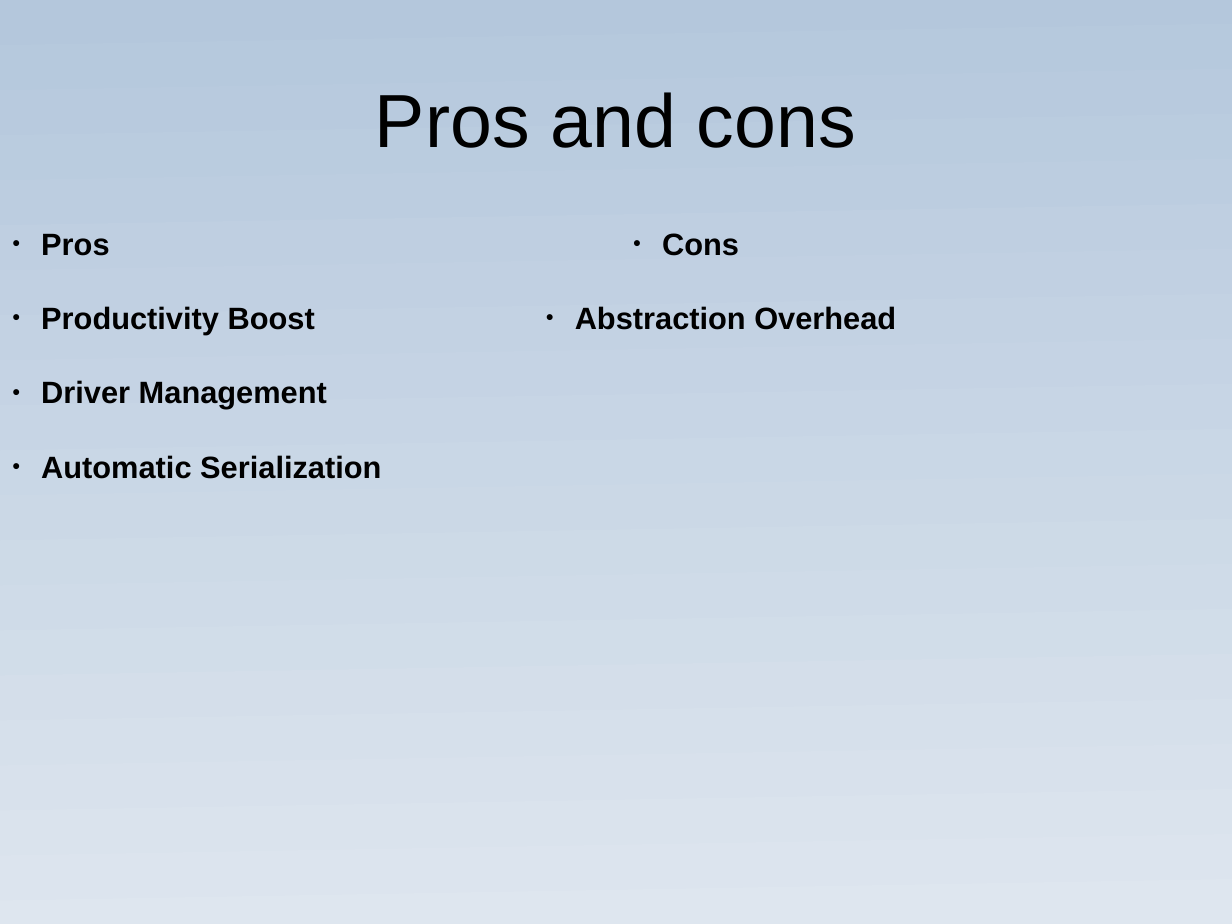
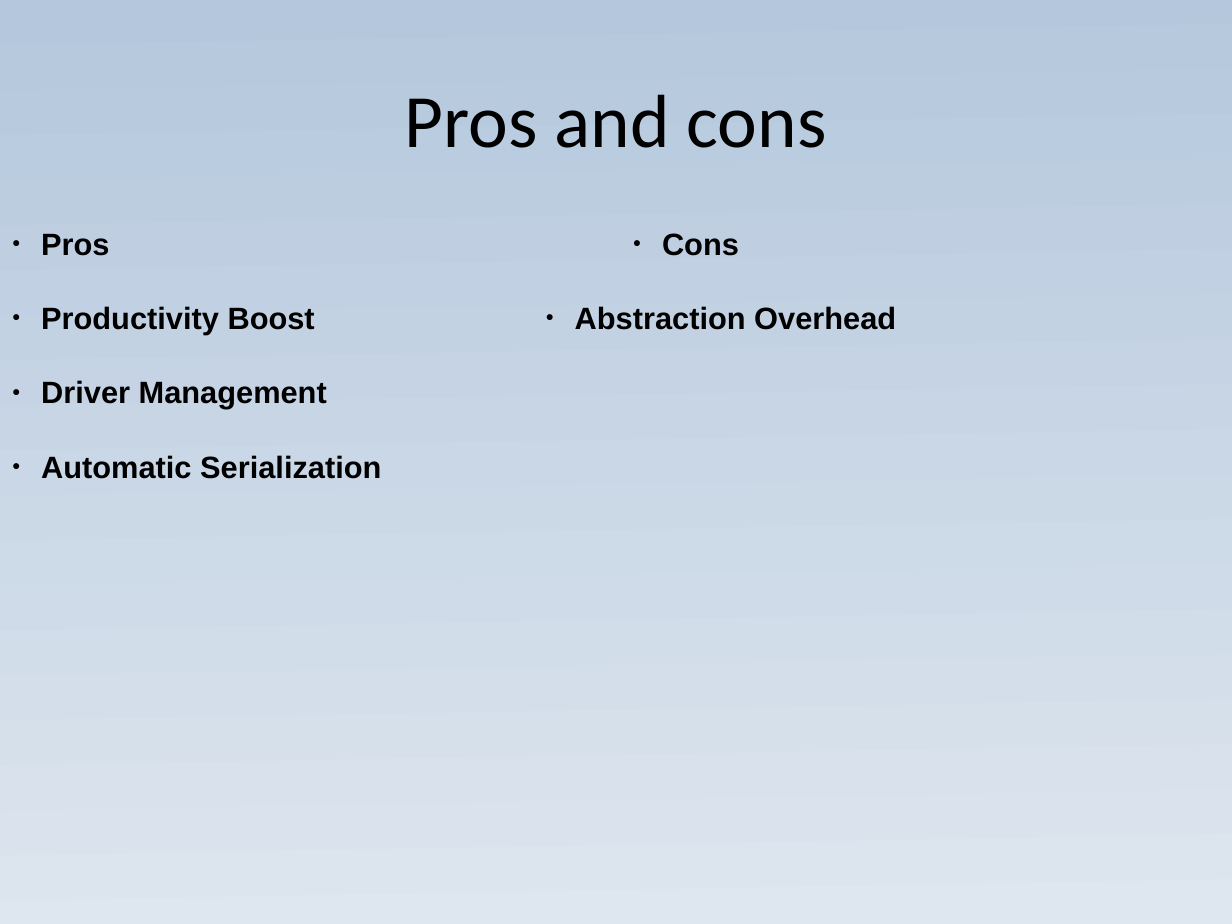
Before and after one commit to JoaoGuilhermedeSa/spring-data-redis, a slide deck: slide 9 of spring_data_redis_presentation_with_code.pptx (slide 8 before the commit). Drawn at 1232x924 pixels with LibreOffice and Linux fonts; fonts in the diff are those of the drawing. Boxes give left, top, right and bottom in pixels: in the first picture for what was removed or moved away, otherwise in the second. Text is boxed around its words. In the diff, an @@ line names an element or a change of style, - is before the commit and + after.

```diff
--- a/spring_data_redis_presentation_with_code.pptx
+++ b/spring_data_redis_presentation_with_code.pptx
@@ title "Pros and cons" at [405,94,827,148]: font Arial to Calibri @@
```
Also in this commit, not shown: 4 other slides changed, 3 slides added, 2 slides removed, 1 other file.
